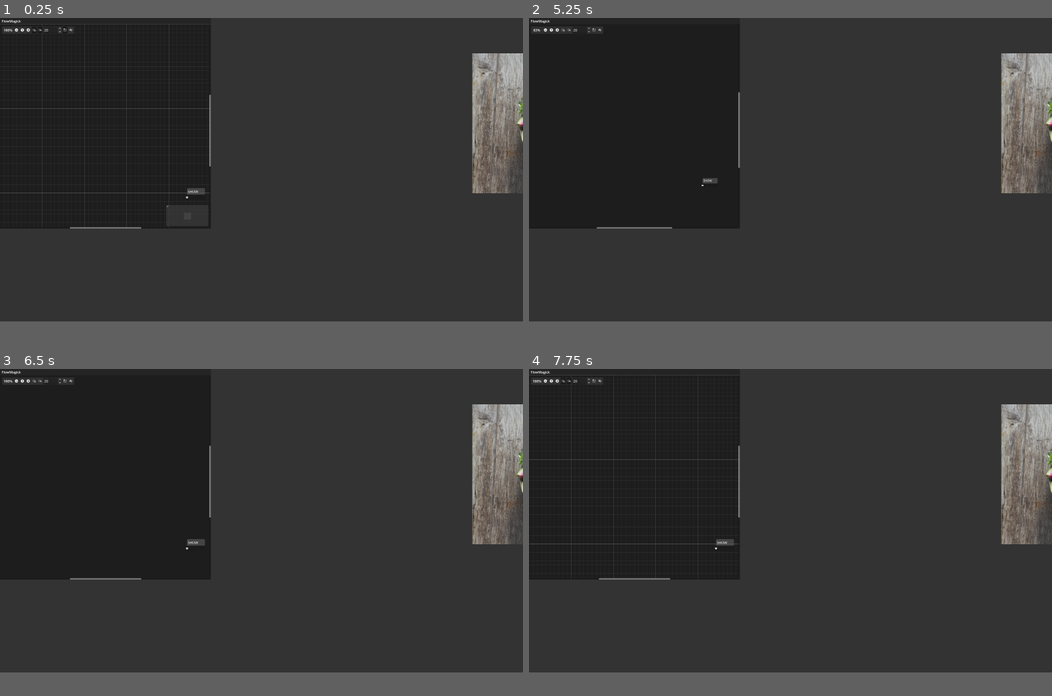
Above: before the commit, frames 1-4 (two rows, left to right).
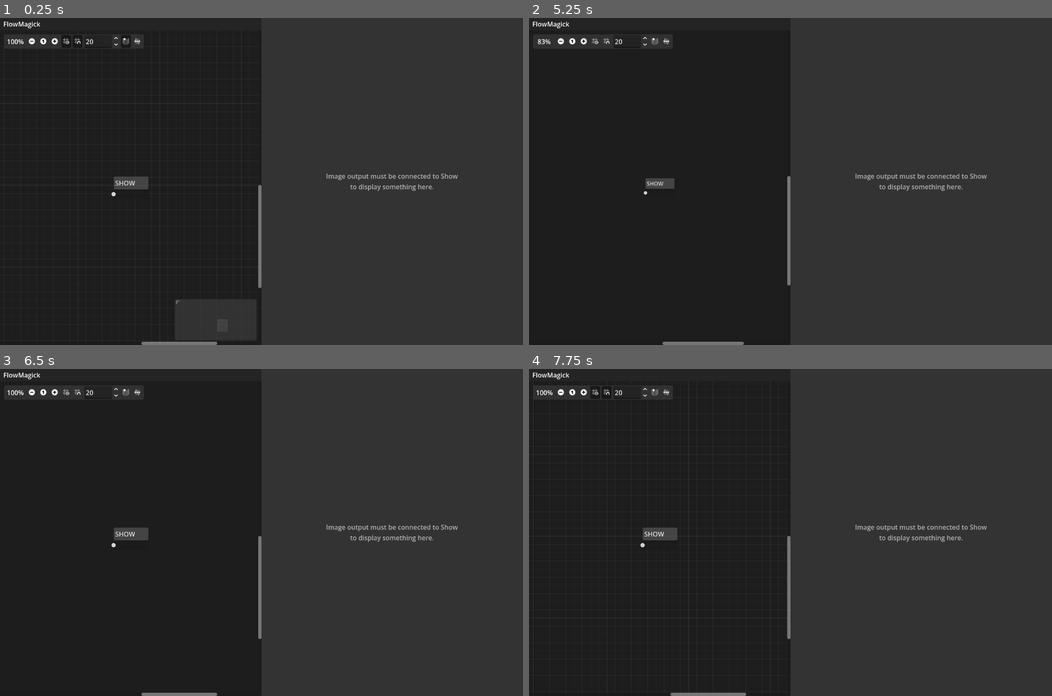
Above: after the commit, the same moments.

Repository: ad-si/FlowMage
Game: Godot game, scene res://Main.tscn
Two runs of this game, one before a commit and one after it. Both use one fixed random seed, a clock stepped at 60 frames per second and the inputs below.
Inputs (mouse positions are in pixels of both pictures, inside the frame that each line leads up to; where the layout moved, square brackets give the same spot in the first picture):
- Up to frame 1 (0.25 s): no input
- Up to frame 2 (5.25 s): click (560, 40) [544, 31] at 0.5 s; click (581, 40) [555, 31] at 1.25 s; click (596, 40) [565, 31] at 2 s; click (607, 40) [570, 31] at 2.75 s; click (654, 40) [591, 31] at 3.5 s; click (664, 40) [602, 31] at 4.25 s; click (560, 40) [544, 31] at 5 s
- Up to frame 3 (6.5 s): click (52, 391) [26, 382] at 5.75 s
- Up to frame 4 (7.75 s): click (596, 391) [565, 382] at 6.5 s; click (607, 391) [570, 382] at 7.25 s
In our replay, the window is 800x464 before the commit and 800x500 after it. These sizes can differ from the game's own. Grey fills any space a smaller window leaves; there, only what the larger window draws over its background counts as a difference.

The runs differ from the first frame. In frame 1, 5.6% of the frame differs, in the area x 0-100%, y 0-100%; in frame 2, 5.3%; in frame 3, 5.4%; in frame 4, 5.6%.

Commit message:
Implement Image → Show display workflow
- Show placeholder label on the right half until an image is connected
- Image node opens native file dialog with full filesystem access
- graph.gd renders upstream Image.current_path via Image.load_from_file
- Use Godot 4 connection-list keys (from_node/to_node)

Diff:
--- a/GraphNodes/Grayscale.tscn
+++ b/GraphNodes/Grayscale.tscn
@@ -1,6 +1,6 @@
-[gd_scene load_steps=2 format=2]
+[gd_scene load_steps=2 format=3 uid="uid://dg0ff1g88yf3n"]
 
-[sub_resource type="GDScript" id=1]
+[sub_resource type="GDScript" id="1"]
 script/source = "extends GraphNode
 
 func _on_GraphNode_close_request():
@@ -14,11 +14,11 @@
 show_close = true
 slot/0/left_enabled = true
 slot/0/left_type = 0
-slot/0/left_color = Color( 1, 1, 1, 1 )
+slot/0/left_color = Color(1, 1, 1, 1)
 slot/0/right_enabled = true
 slot/0/right_type = 0
-slot/0/right_color = Color( 1, 1, 1, 1 )
-script = SubResource( 1 )
+slot/0/right_color = Color(1, 1, 1, 1)
+script = SubResource("1")
 __meta__ = {
 "_edit_use_anchors_": false
 }
--- a/GraphNodes/Image.tscn
+++ b/GraphNodes/Image.tscn
@@ -20,17 +20,23 @@
 	var fileDialog := FileDialog.new()
 	fileDialog.title = \"Select An Image\"
 	fileDialog.file_mode = FileDialog.FILE_MODE_OPEN_FILE
+	fileDialog.access = FileDialog.ACCESS_FILESYSTEM
+	fileDialog.use_native_dialog = true
+	fileDialog.filters = PackedStringArray([
+		\"*.png,*.jpg,*.jpeg,*.webp,*.bmp,*.gif,*.tga,*.svg ; Images\",
+	])
 	fileDialog.connect(\"file_selected\", Callable(self, \"on_file_selected\"))
 
 	add_child(fileDialog)
 	fileDialog.popup(Rect2(100, 100, 700, 500))
 
-	#file_dialog_request.emit(get_instance_id())
-
 func on_file_selected(filePath : String) :
 	print(\"Selected file:\", filePath)
 	current_path = filePath
 	$LineEdit.set_text(filePath)
+	var graph := get_parent()
+	if graph and graph.has_method(\"trigger_image_synthesis\"):
+		graph.trigger_image_synthesis()
 "
 
 [node name="ImageSelectNode" type="GraphNode"]
--- a/Main.tscn
+++ b/Main.tscn
@@ -1,24 +1,22 @@
-[gd_scene load_steps=5 format=3 uid="uid://dn3pv41edvkkt"]
+[gd_scene format=3 uid="uid://bw1uxhxfm6isw"]
 
-[ext_resource type="Script" path="res://display_image.gd" id="1"]
-[ext_resource type="Script" path="res://Main.gd" id="1_0jabs"]
-[ext_resource type="Script" path="res://graph.gd" id="3"]
+[ext_resource type="Script" uid="uid://p3mghth6m4mu" path="res://display_image.gd" id="1"]
+[ext_resource type="Script" uid="uid://beyeue6tuovtw" path="res://Main.gd" id="1_0jabs"]
+[ext_resource type="Script" uid="uid://24o868yo81oe" path="res://graph.gd" id="3"]
 
 [sub_resource type="StyleBoxFlat" id="1"]
 bg_color = Color(0.2, 0.2, 0.2, 1)
 
-[node name="Panel" type="Panel"]
+[node name="Panel" type="Panel" unique_id=1092541397]
 anchors_preset = 15
 anchor_right = 1.0
 anchor_bottom = 1.0
-offset_right = 760.0
-offset_bottom = 280.0
 grow_horizontal = 2
 grow_vertical = 2
 theme_override_styles/panel = SubResource("1")
 script = ExtResource("1_0jabs")
 
-[node name="Control" type="Control" parent="."]
+[node name="Control" type="Control" parent="." unique_id=1249581826]
 layout_mode = 1
 anchors_preset = 15
 anchor_right = 1.0
@@ -26,26 +24,29 @@
 grow_horizontal = 2
 grow_vertical = 2
 
-[node name="Panel Left" type="Panel" parent="Control"]
-layout_mode = 0
-offset_right = 1000.0
-offset_bottom = 1000.0
+[node name="Panel Left" type="Panel" parent="Control" unique_id=910314550]
+layout_mode = 1
+anchors_preset = -1
+anchor_right = 0.5
+anchor_bottom = 1.0
 
-[node name="Label" type="Label" parent="Control/Panel Left"]
-layout_mode = 0
-offset_right = 1000.0
+[node name="Label" type="Label" parent="Control/Panel Left" unique_id=356065981]
+layout_mode = 1
+anchors_preset = 10
+anchor_right = 1.0
 offset_bottom = 30.0
+grow_horizontal = 2
 text = "  FlowMagick"
 vertical_alignment = 1
 
-[node name="GraphEdit" type="GraphEdit" parent="Control/Panel Left"]
+[node name="GraphEdit" type="GraphEdit" parent="Control/Panel Left" unique_id=818675248]
 layout_mode = 1
-anchors_preset = 2
-anchor_top = 1.0
+anchors_preset = 15
+anchor_right = 1.0
 anchor_bottom = 1.0
-offset_top = -970.0
-offset_right = 1000.0
-grow_vertical = 0
+offset_top = 30.0
+grow_horizontal = 2
+grow_vertical = 2
 right_disconnects = true
 zoom_min = 0.2
 zoom_max = 2.0
@@ -53,7 +54,7 @@
 show_zoom_label = true
 script = ExtResource("3")
 
-[node name="Show" type="GraphNode" parent="Control/Panel Left/GraphEdit"]
+[node name="Show" type="GraphNode" parent="Control/Panel Left/GraphEdit" unique_id=1871746750]
 layout_mode = 0
 offset_left = 887.0
 offset_top = 778.0
@@ -72,24 +73,36 @@
 slot/0/right_icon = null
 slot/0/draw_stylebox = true
 
-[node name="Input Slot" type="Control" parent="Control/Panel Left/GraphEdit/Show"]
+[node name="Input Slot" type="Control" parent="Control/Panel Left/GraphEdit/Show" unique_id=1963172890]
 layout_mode = 2
 
-[node name="NodeSelector" type="PopupMenu" parent="Control/Panel Left/GraphEdit"]
+[node name="NodeSelector" type="PopupMenu" parent="Control/Panel Left/GraphEdit" unique_id=1819195248]
 
-[node name="TextureRect" type="TextureRect" parent="Control"]
+[node name="TextureRect" type="TextureRect" parent="Control" unique_id=666873129]
 layout_mode = 1
-anchors_preset = 1
-anchor_left = 1.0
+anchors_preset = -1
+anchor_left = 0.5
 anchor_right = 1.0
-offset_left = -1000.0
-offset_bottom = 1000.0
-grow_horizontal = 0
+anchor_bottom = 1.0
 expand_mode = 1
 stretch_mode = 5
 script = ExtResource("1")
 
-[node name="FileDialog" type="FileDialog" parent="Control"]
+[node name="Placeholder" type="Label" parent="Control/TextureRect"]
+layout_mode = 1
+anchors_preset = 15
+anchor_right = 1.0
+anchor_bottom = 1.0
+grow_horizontal = 2
+grow_vertical = 2
+horizontal_alignment = 1
+vertical_alignment = 1
+autowrap_mode = 2
+text = "Image output must be connected to Show
+to display something here."
+theme_override_colors/font_color = Color(0.7, 0.7, 0.7, 1)
+
+[node name="FileDialog" type="FileDialog" parent="Control" unique_id=1169792773]
 access = 2
 filters = PackedStringArray("*.jpg", "*.jpeg", "*.png", "*.gif")
 
--- a/display_image.gd
+++ b/display_image.gd
@@ -1,7 +1,21 @@
 extends TextureRect
 
+@onready var placeholder: Label = $Placeholder
+
 func _ready():
-	render_image("res://photo.jpeg")
+	clear()
+
+func clear():
+	texture = null
+	if placeholder:
+		placeholder.visible = true
 
 func render_image(path: String):
-	self.texture = load(path)
+	var image := Image.load_from_file(path)
+	if image == null:
+		push_warning("Failed to load image: %s" % path)
+		clear()
+		return
+	texture = ImageTexture.create_from_image(image)
+	if placeholder:
+		placeholder.visible = false
--- a/graph.gd
+++ b/graph.gd
@@ -1,14 +1,14 @@
 extends GraphEdit
 
 const graph_nodes := [
-	{
-		"name": "Input/Image",
-		"scene": preload ("res://GraphNodes/Image.tscn"),
-	},
-	{
-		"name": "Transform3D/Grayscale",
-		"scene": preload ("res://GraphNodes/Grayscale.tscn"),
-	}
+  {
+    "name": "Input/Image",
+    "scene": preload ("res://GraphNodes/Image.tscn"),
+  },
+  {
+    "name": "Transform3D/Grayscale",
+    "scene": preload ("res://GraphNodes/Grayscale.tscn"),
+  }
 ]
 var last_popup_position = null # Vertex
 var last_popup_source_id = null # Instance id
@@ -16,91 +16,99 @@
 
 
 func _ready():
-	for graph_node in graph_nodes:
-		$NodeSelector.add_item(graph_node.name)
+  for graph_node in graph_nodes:
+    $NodeSelector.add_item(graph_node.name)
+  await get_tree().process_frame
+  _center_on_show()
+
+func _center_on_show():
+  var show_node := $Show
+  scroll_offset = (
+    show_node.position_offset
+    - size / 2
+    + show_node.size / 2
+  )
 
 # Sorted with increasing distance to node
 func find_upstream_connections(connection_list, node):
-	var upstream_connections := []
-	for connection in connection_list:
-		if connection.to == node:
-			upstream_connections.append_array(
-				find_upstream_connections(connection_list, connection.from)
-			)
-			upstream_connections.append(connection)
-	return upstream_connections
+  var upstream_connections := []
+  for connection in connection_list:
+    if connection.to_node == node:
+      upstream_connections.append_array(
+        find_upstream_connections(connection_list, connection.from_node)
+      )
+      upstream_connections.append(connection)
+  return upstream_connections
 
 func trigger_image_synthesis():
-	var connection_list := get_connection_list()
-	var relevant_connections = find_upstream_connections(
-			connection_list,
-			"Show"
-		)
+  var connection_list := get_connection_list()
+  var relevant_connections = find_upstream_connections(
+      connection_list,
+      &"Show"
+    )
 
-	for conn in relevant_connections:
-		if conn.from.matchn("*ImageSelectNode*"):
-			conn.magickCmd = imageNodeToPath.get(conn.from, "")
-			printt(conn.from, conn.magickCmd)
+  var texture_rect := $"../../TextureRect"
+  var image_path := ""
 
-	# print(relevant_connections)
-	# [{from:ImageSelectNode, from_port:0, to:Show, to_port:0}]
-	# [{from:@ImageSelectNode@110, from_port:0, to:Show, to_port:0}]
+  for conn in relevant_connections:
+    if String(conn.from_node).matchn("*ImageSelectNode*"):
+      var image_node := get_node_or_null(NodePath(String(conn.from_node)))
+      if image_node and image_node.current_path != "":
+        image_path = image_node.current_path
 
-	# var output = []
-	# OS.execute( 'magick', ['-version'], true, output )
-	# for line in output:
-	# 	print( line )
+  if texture_rect:
+    if image_path != "":
+      texture_rect.render_image(image_path)
+    else:
+      texture_rect.clear()
 
 func _on_GraphEdit_popup_request(pos):
-	pos.x -= self.get_position().x
-	pos.y -= self.get_position().y
+  $NodeSelector.set_position(pos)
+  $NodeSelector.popup()
 
-	$NodeSelector.set_position(pos)
-	$NodeSelector.popup()
-
-	last_popup_position = pos
+  last_popup_position = pos - get_screen_position()
 
 func _on_PopupMenu_id_pressed(id: int):
-	var selected_node = graph_nodes[id]
-	var node_instance = selected_node.scene.instantiate()
+  var selected_node = graph_nodes[id]
+  var node_instance = selected_node.scene.instantiate()
+  add_child(node_instance)
 
-	if last_popup_position != null:
-		node_instance.set_position(last_popup_position)
-
-	add_child(node_instance)
+  if last_popup_position != null:
+    node_instance.position_offset = (last_popup_position + scroll_offset) / zoom
 
 func _on_file_dialog_request(source_node_id):
-	print("Open File Dialog")
-	$"../../FileDialog".popup()
-	last_popup_source_id = source_node_id
+  print("Open File Dialog")
+  $"../../FileDialog".popup()
+  last_popup_source_id = source_node_id
 
 func _on_FileDialog_file_selected(path):
-	var graph_node_instance = instance_from_id(last_popup_source_id)
-	graph_node_instance.set_loaded_path(path)
-	#imageNodeToPath[graph_node_instance.name] = path
-	last_popup_source_id = null
+  var graph_node_instance = instance_from_id(last_popup_source_id)
+  graph_node_instance.set_loaded_path(path)
+  #imageNodeToPath[graph_node_instance.name] = path
+  last_popup_source_id = null
 
 func _on_GraphEdit_connection_request(
-		from: String, from_slot: int,
-		to: String, to_slot: int
-	):
+    from: String, from_slot: int,
+    to: String, to_slot: int
+  ):
 
-	# Ensure there is only 1 connection to `Show`
-	if to == "Show":
-		for connection in get_connection_list():
-			if connection.to == "Show":
-				disconnect_node(
-					connection.from, connection.from_port,
-					connection.to, connection.to_port
-				)
+  # Ensure there is only 1 connection to `Show`
+  if to == "Show":
+    for connection in get_connection_list():
+      if connection.to_node == &"Show":
+        disconnect_node(
+          connection.from_node, connection.from_port,
+          connection.to_node, connection.to_port
+        )
 
-	self.connect_node(from, from_slot, to, to_slot)
+  self.connect_node(from, from_slot, to, to_slot)
 
-	trigger_image_synthesis()
+  trigger_image_synthesis()
 
 func _on_GraphEdit_disconnection_request(from, from_slot, to, to_slot):
-	disconnect_node(from, from_slot, to, to_slot)
+  disconnect_node(from, from_slot, to, to_slot)
+  trigger_image_synthesis()
 
 func _on_GraphEdit_delete_nodes_request():
 #	TODO: Delete node from imageNodeToPath
-	pass # Replace with function body.
+  pass # Replace with function body.
--- a/main.gd
+++ b/main.gd
@@ -1,4 +1,9 @@
 extends Panel
 
 func _ready():
-	print("Main panel is ready")
+  var window := get_window()
+  var scale := DisplayServer.screen_get_scale()
+  var initial_center := window.position + window.size / 2
+  window.content_scale_factor = scale
+  window.size = Vector2i(int(1280 * scale), int(800 * scale))
+  window.position = initial_center - window.size / 2
--- a/project.godot
+++ b/project.godot
@@ -8,36 +8,18 @@
 
 config_version=5
 
+[animation]
+
+compatibility/default_parent_skeleton_in_mesh_instance_3d=true
+
 [application]
 
 config/name="FlowMagick"
+config/version="0.0.1"
 run/main_scene="res://Main.tscn"
-config/features=PackedStringArray("4.2")
-run/low_processor_mode=true
+config/features=PackedStringArray("4.6")
 config/icon="res://icon.png"
 
 [display]
 
-window/size/viewport_width=2480
-window/size/viewport_height=1440
-window/energy_saving/keep_screen_on=false
-window/stretch/scale=1.5
-window/stretch/scale_mode="integer"
-
-[editor]
-
-version_control/plugin_name="GitPlugin"
-version_control/autoload_on_startup=true
-
-[gdnative]
-
-singletons=["res://addons/godot-git-plugin/git_api.gdnlib"]
-
-[physics]
-
-common/enable_pause_aware_picking=true
-
-[rendering]
-
-2d/sdf/scale=0
-environment/defaults/default_environment="res://default_env.tres"
+window/dpi/allow_hidpi=true
Not shown, added: Main.gd.uid
Not shown, added: display_image.gd.uid
Not shown, added: graph.gd.uid
Not shown, changed: readme.md
